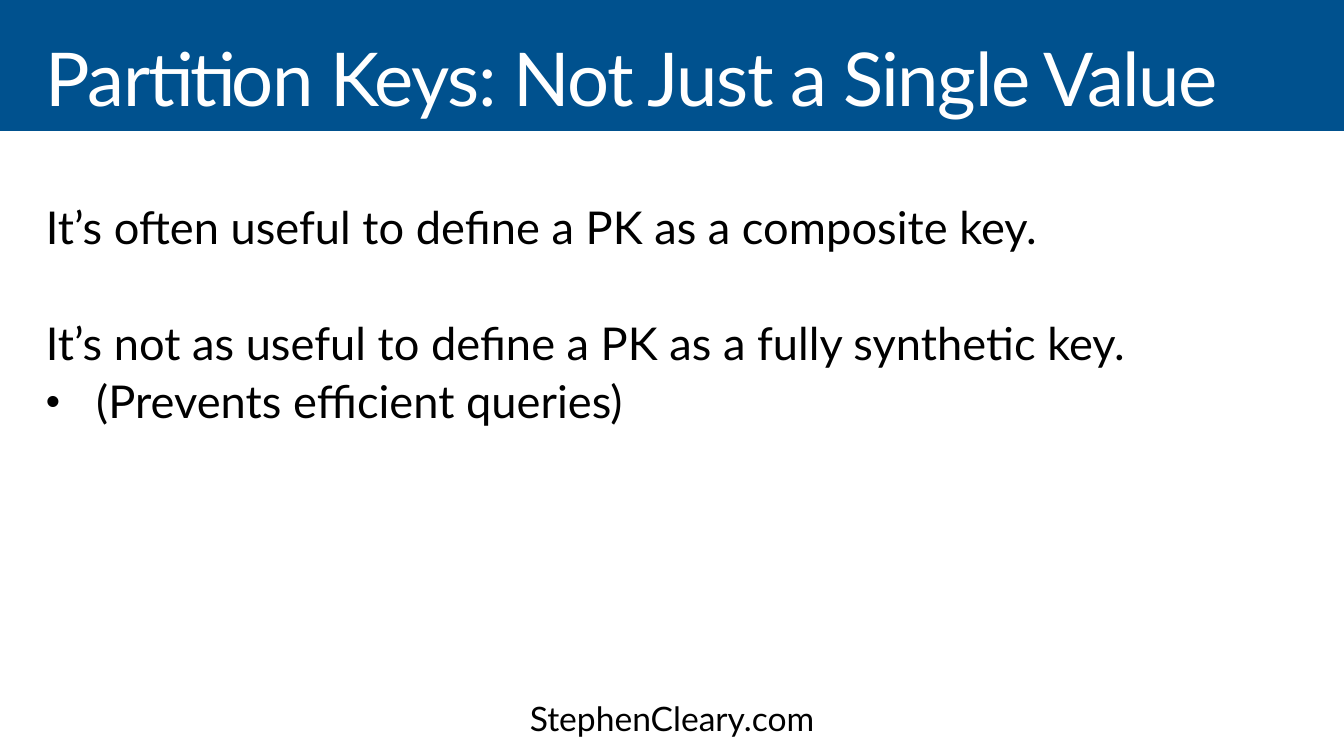
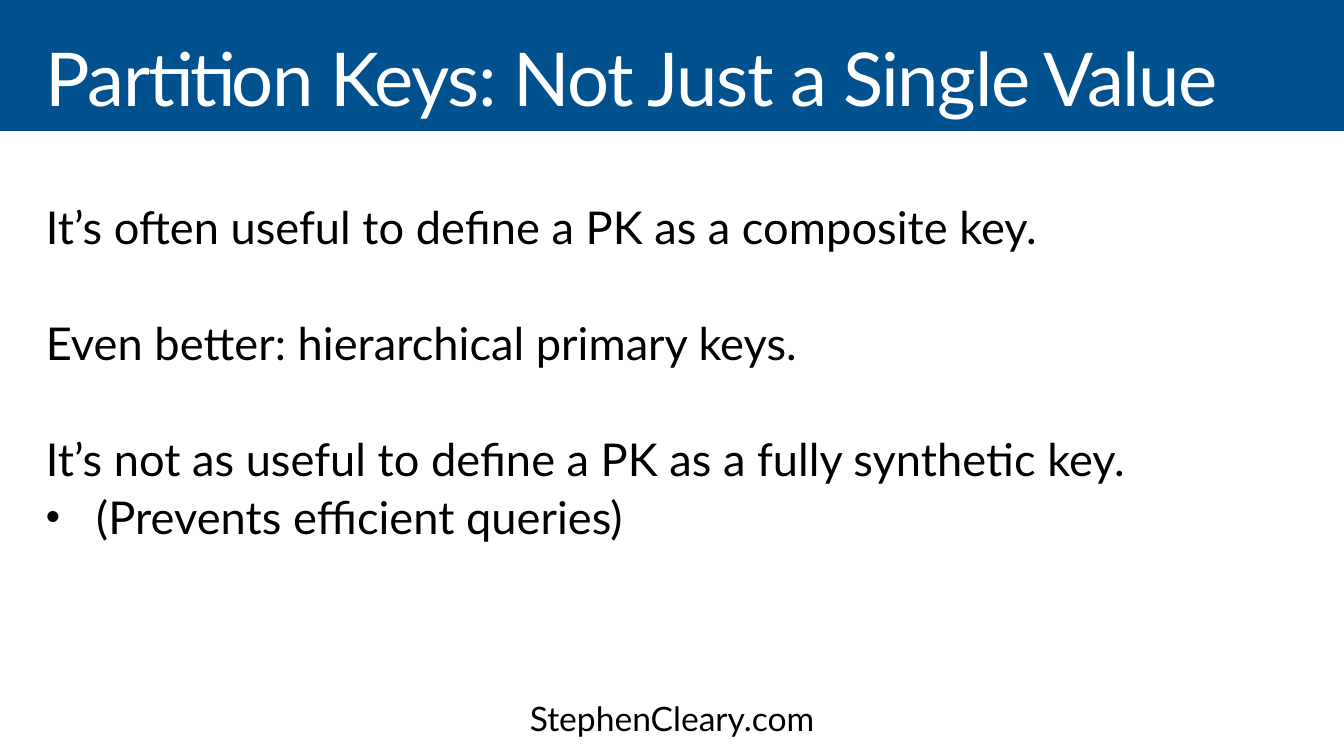
Before and after one commit to StephenCleary/Presentations, a slide deck: slide 41 of CosmosDB/CosmosDB - 16.9.pptx (slide 40 before the commit). Drawn at 1344x756 pixels with LibreOffice and Linux fonts; fonts in the diff are those of the drawing. Boxes give left, top, right and bottom in pixels: in the first picture for what was removed or moved away, otherwise in the second. Text is boxed around its words. In the diff, an @@ line names an element or a change of style, - is before the commit and + after.

```diff
--- a/CosmosDB/CosmosDB - 16.9.pptx
+++ b/CosmosDB/CosmosDB - 16.9.pptx
@@ text at (46,326,797,368): paragraph added @@
+Even better: hierarchical primary keys.
```
Also in this commit, not shown: 23 other slides changed, 3 slides added, 5 other files.
